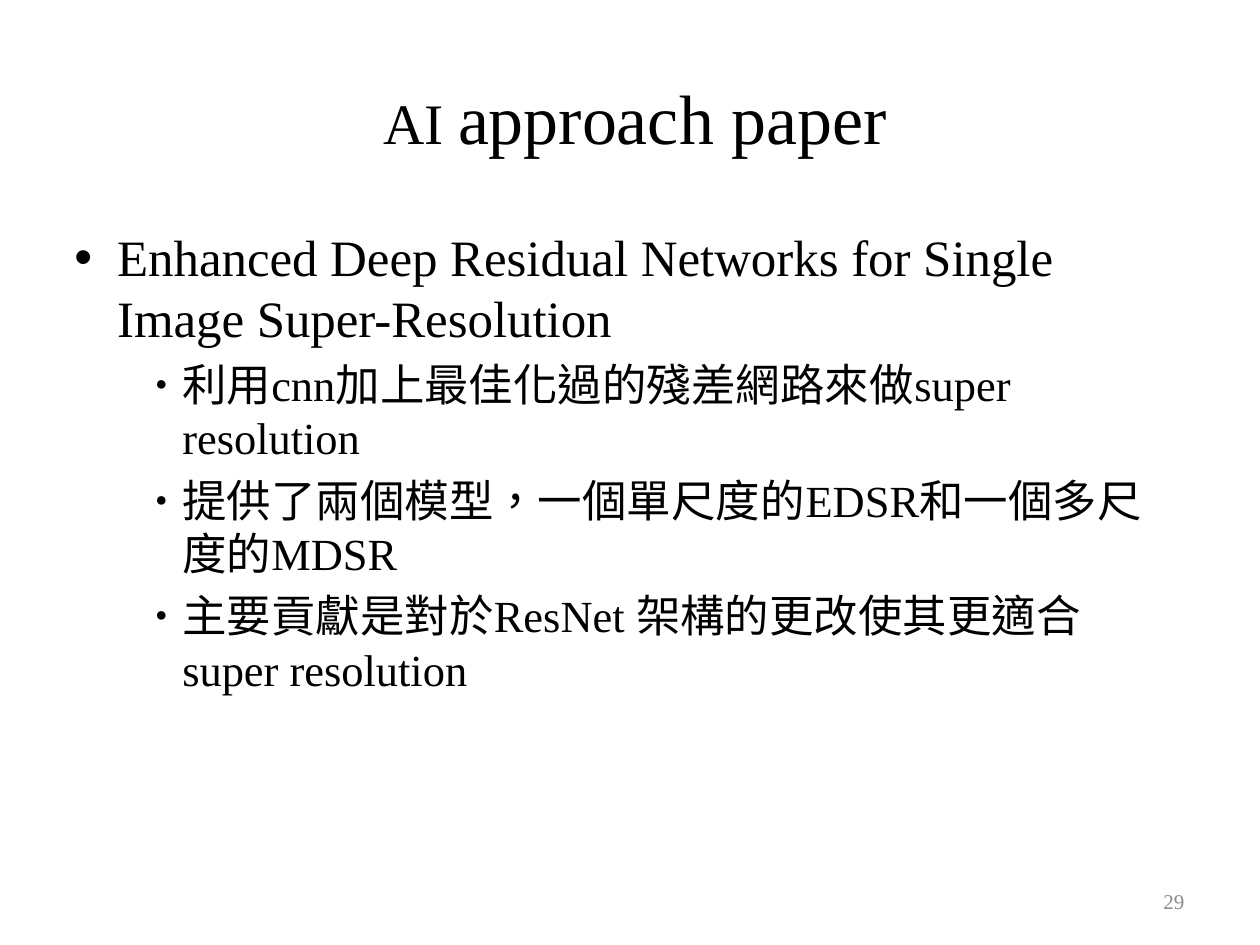
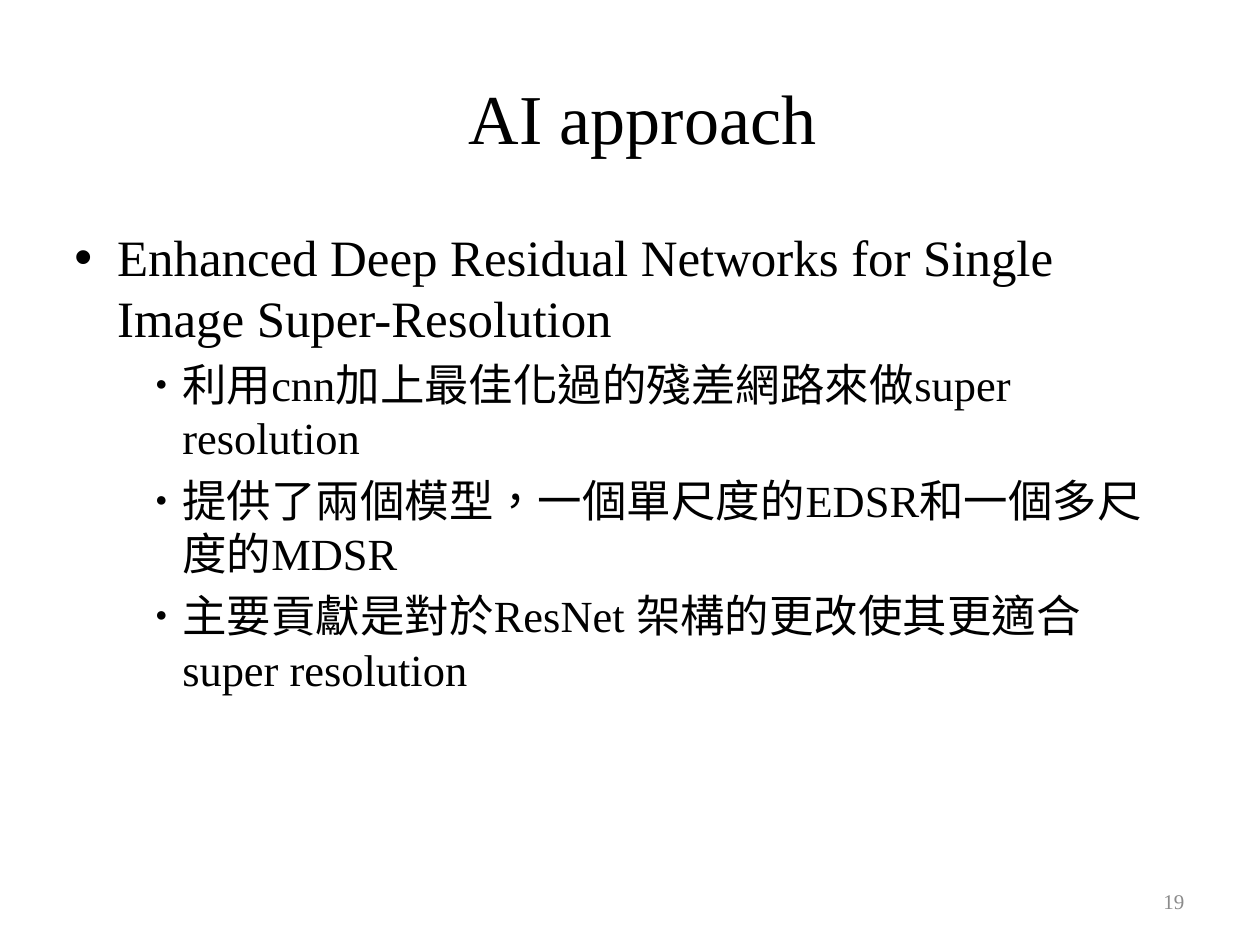
Before and after one commit to ttcpsntpc/Neumerical-Analysis, a slide deck: slide 19 of Lagrange interpolation/專題/專題決賽報告檔.pptx (slide 29 before the commit). Drawn at 1260x945 pixels with LibreOffice and Linux fonts; fonts in the diff are those of the drawing. Boxes give left, top, right and bottom in pixels: in the first picture for what was removed or moved away, otherwise in the second. Text is boxed around its words. In the diff, an @@ line names an element or a change of style, - is before the commit and + after.

```diff
--- a/Lagrange interpolation/專題/專題決賽報告檔.pptx
+++ b/Lagrange interpolation/專題/專題決賽報告檔.pptx
@@ text at bbox=[469, 95, 816, 157]: text changed; size 39.9 to 40 pt @@
-AI approach paper
+AI approach
@@ page number at bbox=[1163, 895, 1184, 909]: text changed @@
-29
+19
```
Also in this commit, not shown: 10 other slides changed, 6 slides added, 19 slides removed.
